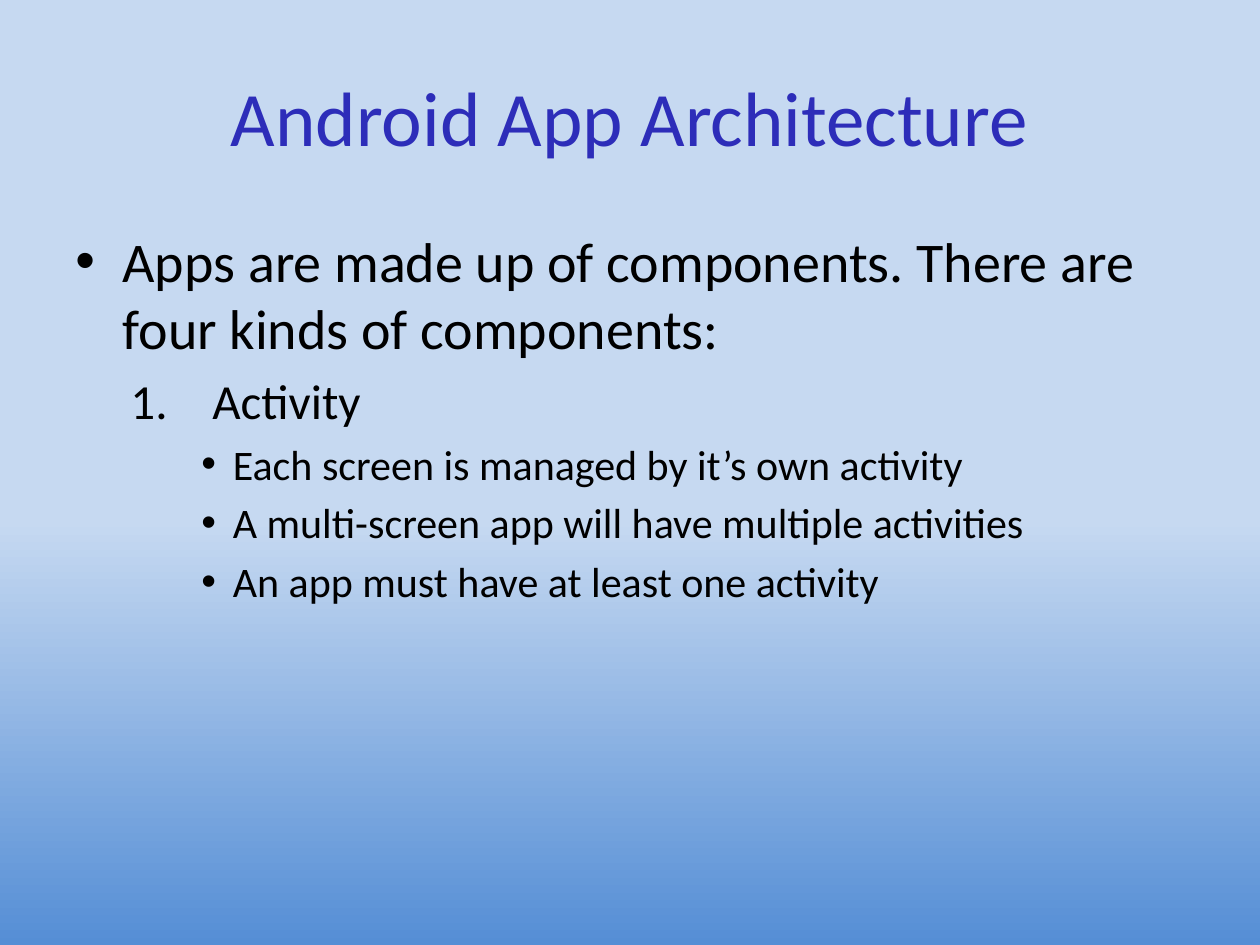
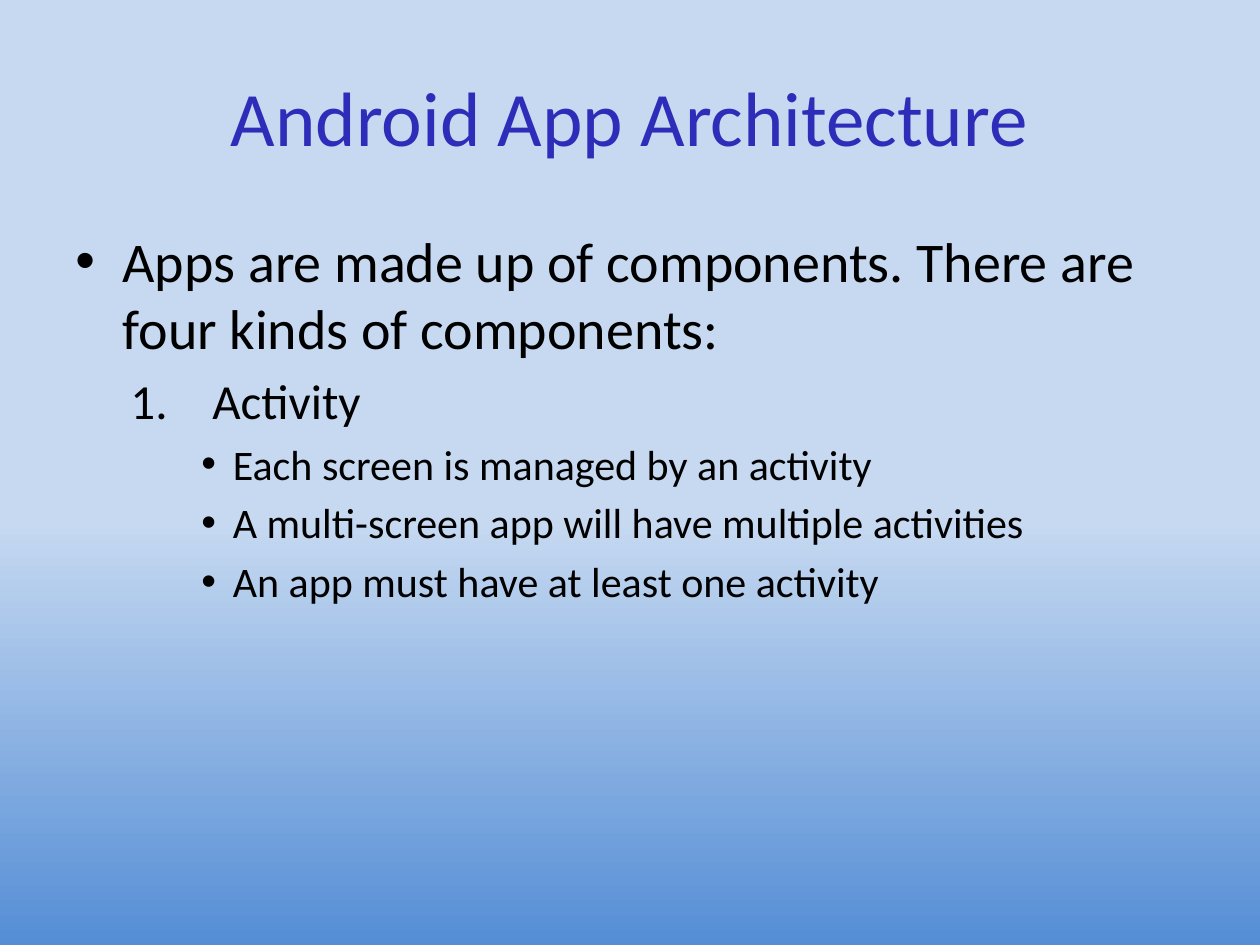
Before and after one commit to ProfBird/AndroidAppDev1-CourseMaterials, a slide deck: slide 4 of docs/Slides/CIS399Wk2Day4-MultipleActivities.pptx. Drawn at 1260x945 pixels with LibreOffice and Linux fonts; fonts in the diff are those of the drawing. Boxes give left, top, right and bottom in pixels: in the first picture for what was removed or moved away, otherwise in the second. Text is boxed around its words. In the diff, an @@ line names an element or a change of style, - is before the commit and + after.

```diff
--- a/docs/Slides/CIS399Wk2Day4-MultipleActivities.pptx
+++ b/docs/Slides/CIS399Wk2Day4-MultipleActivities.pptx
@@ text at (233,450,872,488): text changed @@
-    • Each screen is managed by it’s own activity
+    • Each screen is managed by an activity
```
Also in this commit, not shown: 3 other slides changed, 4 other files.
